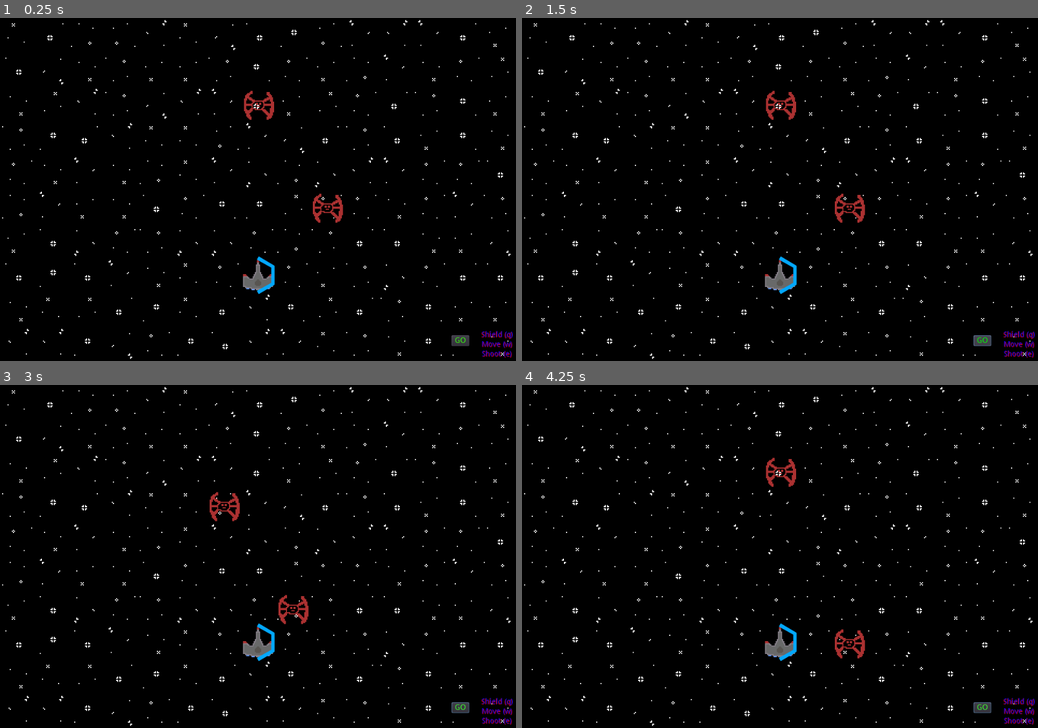
Above: before the commit, frames 1-4 (two rows, left to right).
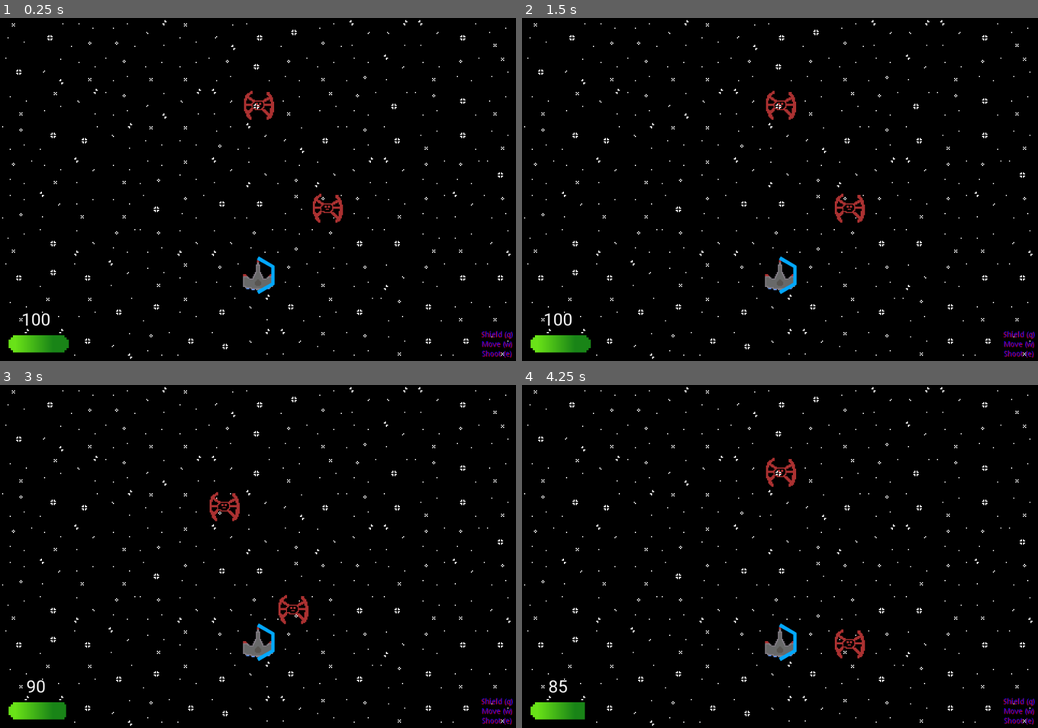
Above: after the commit, the same moments.

Repository: chybby/ldjam50
Game: Godot game, scene res://Main.tscn
The game is run twice, just before and just after one commit, with the same random seed, the same clock (stepped at 60 frames per second) and the same inputs. The engine's default icon, where the game draws it, is replaced by a stand-in: a white triangle on a blue panel in a dark square.
Inputs (mouse positions are in pixels of both pictures, inside the frame that each line leads up to):
- Up to frame 1 (0.25 s): no input
- Up to frame 2 (1.5 s): click (981, 340) at 0.5 s, where only the run before the commit has a clickable "GO"; click (981, 340) at 1.25 s, where only the run before the commit has a clickable "GO"
- Up to frame 3 (3 s): click (459, 707) at 2 s, where only the run before the commit has a clickable "GO"; tap Enter at 2.75 s; move the mouse to (371, 539) at 2.77 s; hold W (choose_move) from 2.78 s (still down); click (371, 539) at 2.92 s
- Up to frame 4 (4.25 s): tap Space at 3.5 s; move the mouse to (676, 573) at 3.52 s; release W (choose_move) at 3.53 s; tap Q (choose_shield) at 3.6 s; click (676, 573) at 3.67 s

The runs differ from the first frame. In frame 1, 0.8% of the frame differs, in the area x 1-91%, y 86-99%; in frame 2, 0.8%; in frame 3, 0.7%; in frame 4, 0.7%.

Commit message:
move ui to scene; add energy bar that depletes on moves and shield changes

Diff:
--- /dev/null
+++ b/Energy.gd
@@ -0,0 +1,18 @@
+extends TextureProgress
+
+
+# Declare member variables here. Examples:
+# var a = 2
+# var b = "text"
+
+
+# Called when the node enters the scene tree for the first time.
+func _ready():
+    pass # Replace with function body.
+
+func _process(delta):
+    $Label.text = str(value)
+
+# Called every frame. 'delta' is the elapsed time since the previous frame.
+#func _process(delta):
+#    pass
--- a/GameMap.gd
+++ b/GameMap.gd
@@ -99,9 +99,11 @@
             var action_done = false
             if hero.active_state == hero.STATE_MOVE:
                 move_hero(world_to_map(event.position))
+                hero.energy -= 10
                 action_done = true
                 hero.active_state = hero.STATE_NONE
             elif hero.active_state == hero.STATE_SHIELD:
+                hero.energy -= 5
                 action_done = true
                 hero.shield_angle = hero.shield_angle_select
                 hero.active_state = hero.STATE_NONE
--- a/Hero.gd
+++ b/Hero.gd
@@ -9,6 +9,9 @@
 
 var shield_angle = 0
 var shield_angle_select = 0
+
+# TODO: multiple resources or just one?
+export var energy = 100
 
 func draw_valid_moves(valid_moves):
     var tile_set = $ValidMoves
--- a/Main.gd
+++ b/Main.gd
@@ -5,10 +5,18 @@
 var enemy_scene = preload('res://Enemy.tscn')
 
 onready var game_map = $GameMap
+onready var map_ui = $MapUI
+onready var energy_resource = $MapUI/TextureProgress
+
+var bar_low = preload("res://energy_inner_low.png")
+var bar_med = preload("res://energy_inner_med.png")
+var bar_high = preload("res://energy_inner_high.png")
 
 func _ready():
     game_map.set_hero(Vector2(7, 7))
-
+    energy_resource.min_value = 0
+    energy_resource.max_value = game_map.hero.energy
+    energy_resource.texture_progress = bar_high
     spawn_enemies()
 #    enemies_telegraph_actions()
 
@@ -29,5 +37,17 @@
     for enemy in game_map.enemies.values():
         enemy.telegraph_action()
 
+var low_pct = 0.4
+var med_pct = 0.7
+
+func _process(delta):
+    energy_resource.value = game_map.hero.energy
+    energy_resource.texture_progress = bar_high
+    if energy_resource.value < energy_resource.max_value * med_pct and \
+        energy_resource.value >= energy_resource.max_value * low_pct:
+        energy_resource.texture_progress = bar_med
+    elif energy_resource.value < energy_resource.max_value * low_pct:
+        energy_resource.texture_progress = bar_low
+
 func do_enemy_turn():
     pass
--- a/Main.tscn
+++ b/Main.tscn
@@ -1,8 +1,9 @@
-[gd_scene load_steps=4 format=2]
+[gd_scene load_steps=5 format=2]
 
 [ext_resource path="res://Main.gd" type="Script" id=1]
 [ext_resource path="res://Background.tscn" type="PackedScene" id=2]
 [ext_resource path="res://GameMap.tscn" type="PackedScene" id=3]
+[ext_resource path="res://MapUI.tscn" type="PackedScene" id=4]
 
 [node name="Game" type="Node2D"]
 script = ExtResource( 1 )
@@ -11,48 +12,4 @@
 
 [node name="GameMap" parent="." instance=ExtResource( 3 )]
 
-[node name="Turn Choice Menu" type="Control" parent="."]
-margin_right = 40.0
-margin_bottom = 40.0
-
-[node name="VBoxContainer" type="VBoxContainer" parent="Turn Choice Menu"]
-margin_left = 896.0
-margin_top = 584.0
-margin_right = 955.0
-margin_bottom = 634.0
-
-[node name="Shield" type="Label" parent="Turn Choice Menu/VBoxContainer"]
-margin_right = 59.0
-margin_bottom = 14.0
-custom_colors/font_color = Color( 0, 0.0392157, 1, 1 )
-custom_colors/font_outline_modulate = Color( 0.666667, 0.52549, 0.52549, 1 )
-custom_colors/font_color_shadow = Color( 1, 0, 0, 1 )
-custom_constants/shadow_offset_x = -1
-text = "Shield (q)"
-
-[node name="Move" type="Label" parent="Turn Choice Menu/VBoxContainer"]
-margin_top = 18.0
-margin_right = 59.0
-margin_bottom = 32.0
-custom_colors/font_color = Color( 0, 0, 1, 1 )
-custom_colors/font_color_shadow = Color( 1, 0, 0, 1 )
-text = "Move (w)"
-
-[node name="Shoot" type="Label" parent="Turn Choice Menu/VBoxContainer"]
-margin_top = 36.0
-margin_right = 59.0
-margin_bottom = 50.0
-custom_colors/font_color = Color( 0, 0, 1, 1 )
-custom_colors/font_color_shadow = Color( 1, 0, 0, 1 )
-text = "Shoot (e)"
-
-[node name="Button" type="Button" parent="Turn Choice Menu"]
-margin_left = 840.0
-margin_top = 592.0
-margin_right = 852.0
-margin_bottom = 612.0
-custom_colors/font_color_focus = Color( 0.239216, 1, 0.184314, 1 )
-custom_colors/font_color = Color( 0.223529, 1, 0.054902, 1 )
-custom_colors/font_color_hover = Color( 0, 1, 0.00392157, 1 )
-custom_colors/font_color_pressed = Color( 0.419608, 1, 0, 1 )
-text = "GO"
+[node name="MapUI" parent="." instance=ExtResource( 4 )]
--- /dev/null
+++ b/MapUI.tscn
@@ -0,0 +1,63 @@
+[gd_scene load_steps=6 format=2]
+
+[ext_resource path="res://Energy.gd" type="Script" id=1]
+[ext_resource path="res://energy_outline.png" type="Texture" id=2]
+[ext_resource path="res://energy_inner_high.png" type="Texture" id=3]
+[ext_resource path="res://Roboto-Regular.ttf" type="DynamicFontData" id=4]
+
+[sub_resource type="DynamicFont" id=1]
+size = 32
+font_data = ExtResource( 4 )
+
+[node name="Turn Choice Menu" type="Control"]
+margin_right = 40.0
+margin_bottom = 40.0
+
+[node name="VBoxContainer" type="VBoxContainer" parent="."]
+margin_left = 896.0
+margin_top = 584.0
+margin_right = 955.0
+margin_bottom = 634.0
+
+[node name="Shield" type="Label" parent="VBoxContainer"]
+margin_right = 59.0
+margin_bottom = 14.0
+custom_colors/font_color = Color( 0, 0.0392157, 1, 1 )
+custom_colors/font_outline_modulate = Color( 0.666667, 0.52549, 0.52549, 1 )
+custom_colors/font_color_shadow = Color( 1, 0, 0, 1 )
+custom_constants/shadow_offset_x = -1
+text = "Shield (q)"
+
+[node name="Move" type="Label" parent="VBoxContainer"]
+margin_top = 18.0
+margin_right = 59.0
+margin_bottom = 32.0
+custom_colors/font_color = Color( 0, 0, 1, 1 )
+custom_colors/font_color_shadow = Color( 1, 0, 0, 1 )
+text = "Move (w)"
+
+[node name="Shoot" type="Label" parent="VBoxContainer"]
+margin_top = 36.0
+margin_right = 59.0
+margin_bottom = 50.0
+custom_colors/font_color = Color( 0, 0, 1, 1 )
+custom_colors/font_color_shadow = Color( 1, 0, 0, 1 )
+text = "Shoot (e)"
+
+[node name="TextureProgress" type="TextureProgress" parent="."]
+margin_left = 8.0
+margin_top = 544.0
+margin_right = 136.0
+margin_bottom = 672.0
+value = 100.0
+texture_over = ExtResource( 2 )
+texture_progress = ExtResource( 3 )
+script = ExtResource( 1 )
+
+[node name="Label" type="Label" parent="TextureProgress"]
+margin_left = 32.0
+margin_right = 86.0
+margin_bottom = 38.0
+custom_fonts/font = SubResource( 1 )
+text = "100"
+align = 1
Binary file added: Roboto-Regular.ttf
Binary file added: energy_inner_high.png
Not shown, added: energy_inner_high.png.import
Binary file added: energy_inner_low.png
Not shown, added: energy_inner_low.png.import
Binary file added: energy_inner_med.png
Not shown, added: energy_inner_med.png.import
Binary file added: energy_outline.png
Not shown, added: energy_outline.png.import
